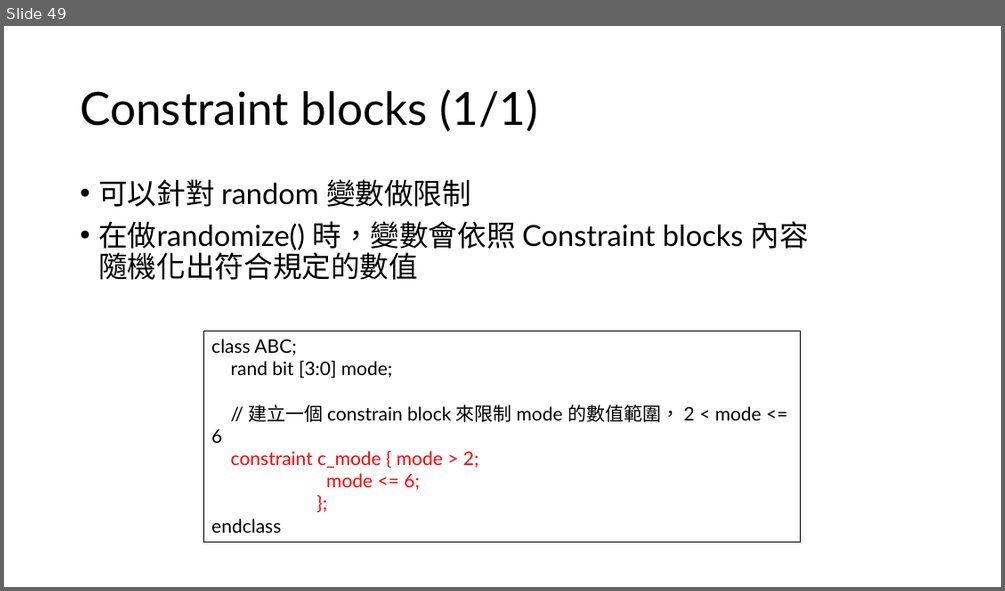
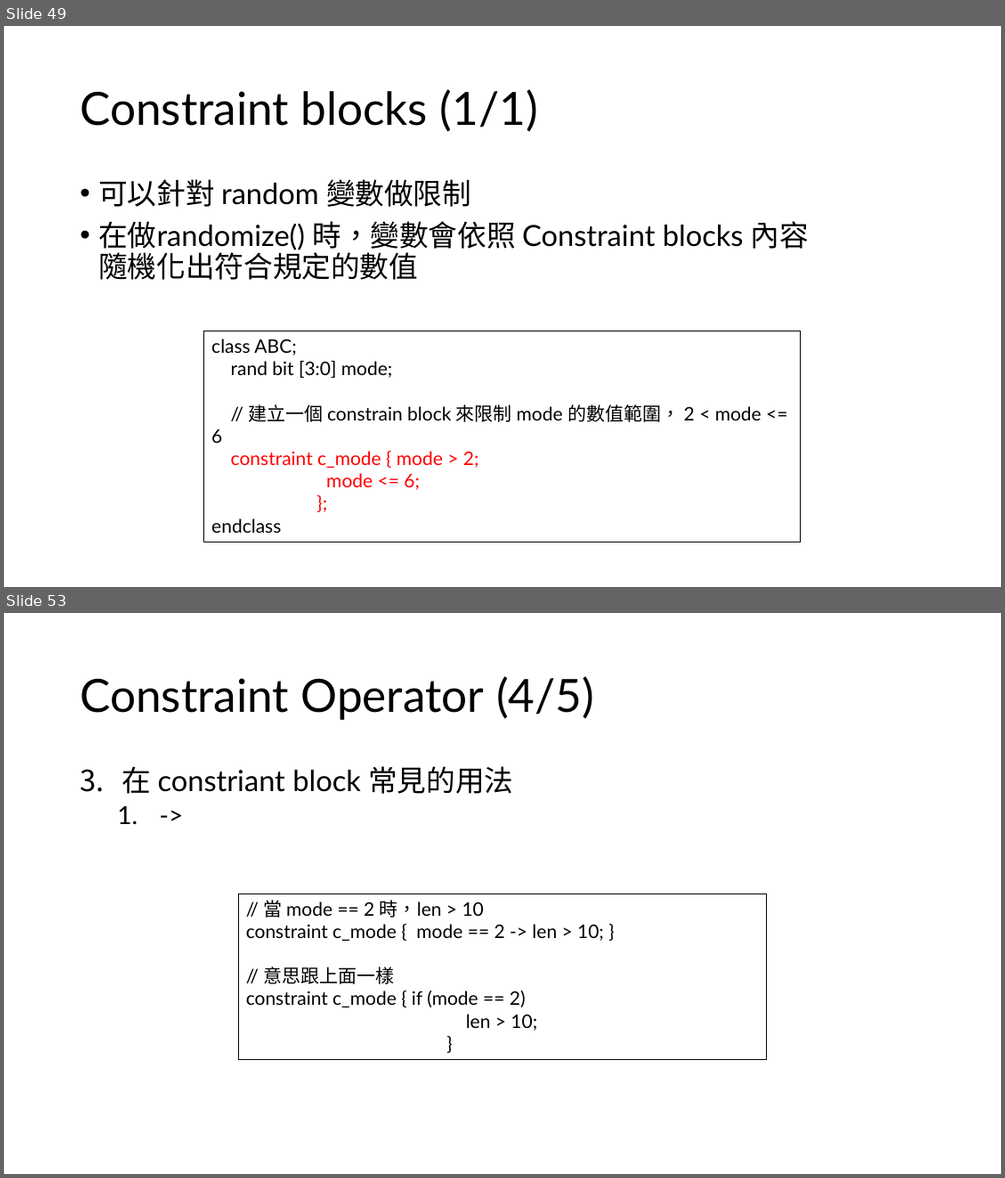
Before and after one commit to s9001055/DV_learning, a slide deck: systemverilog/SystemVerilog_語法學習.pptx. Shown one above the other, each under a label of ours: slide 49 before the commit, slides 49 and 53 after it; the slides between them are not shown. The pictures are 1005x591 and 1005x1178 pixels, drawn with LibreOffice and Linux fonts; fonts in the diff are those of the drawing. Boxes give left, top, right and bottom in pixels: in the first picture for what was removed or moved away, otherwise in the second. Text is boxed around its words. In the diff, an @@ line names an element or a change of style, - is before the commit and + after.

Commit message:
Modify: SystemVerilog_語法學習.pptx Add: chapter 6 Constraints

```diff
--- a/systemverilog/SystemVerilog_語法學習.pptx
+++ b/systemverilog/SystemVerilog_語法學習.pptx
@@ slide 53 added at box(4, 613, 1001, 1174), background #FFFFFF @@
@@ title added at box(80, 676, 594, 720), 44 pt, text #000000 @@
+Constraint Operator (4/5)
@@ text added at box(122, 766, 513, 794), 28 pt, text #000000 @@
+3. 在 constriant block 常見的用法
+  1. ->
@@ rectangle added at box(239, 893, 767, 1060), outline #000000 0.75 pt, 18 pt, text #000000 @@
+// 當 mode == 2 時，len > 10
+constraint c_mode { mode == 2 -> len > 10; }
+// 意思跟上面一樣
+constraint c_mode { if (mode == 2)
+len > 10;
+}
```
Also in this commit, not shown: 2 slides changed, 13 other slides added, 2 other files.
